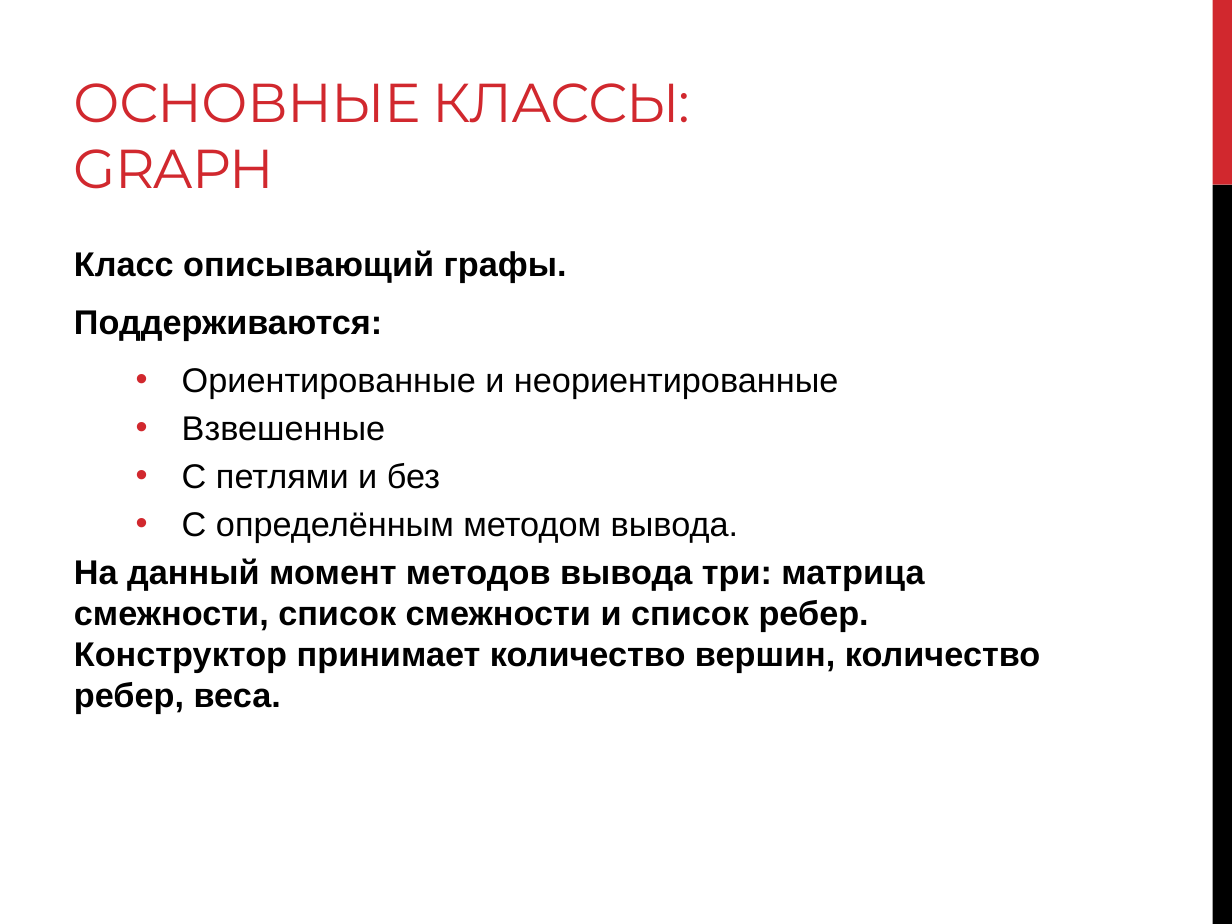
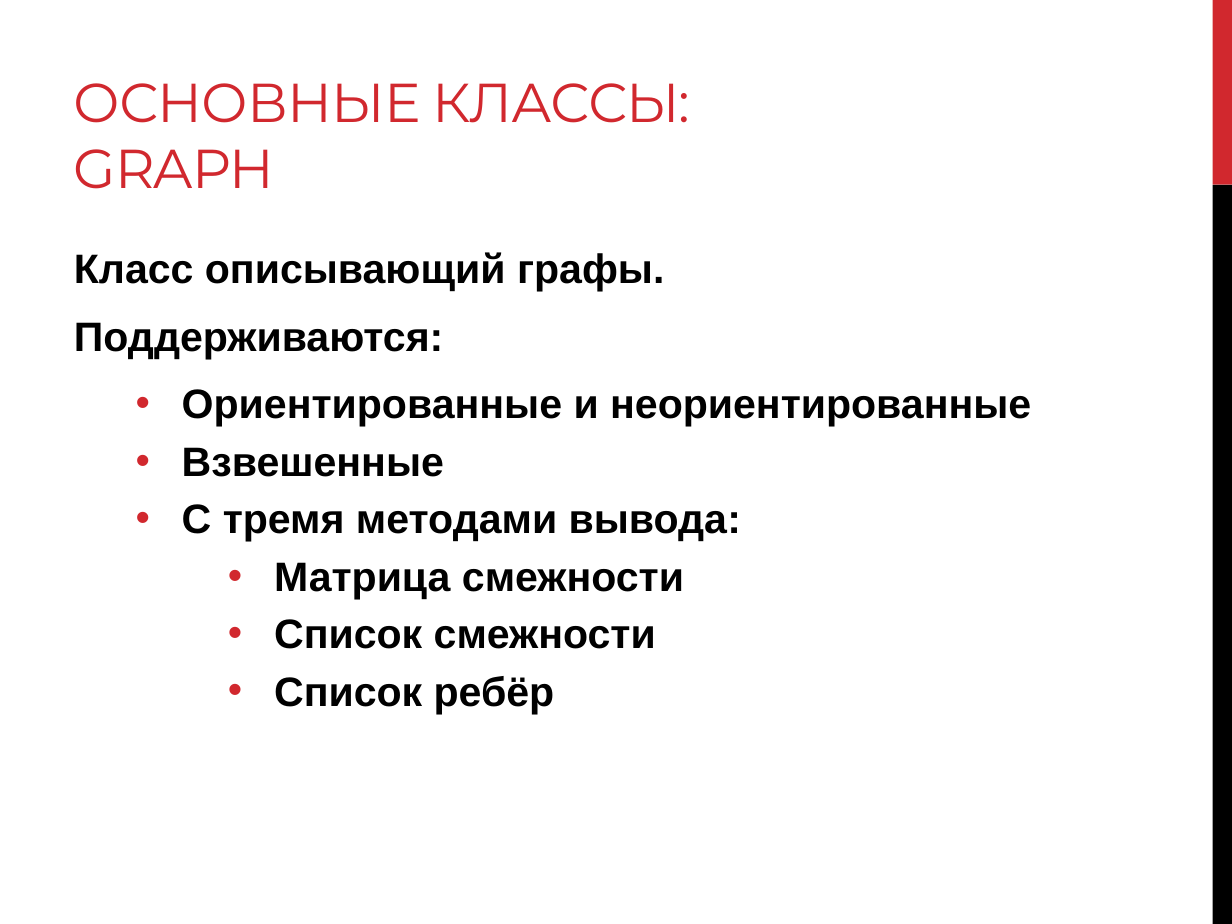
Before and after one commit to levonoganesyan/TestMaker, a slide deck: slide 15 of diploma_work_materials/Diploma_slides.pptx. Drawn at 1232x924 pixels with LibreOffice and Linux fonts; fonts in the diff are those of the drawing. Boxes give left, top, right and bottom in pixels: in the first picture for what was removed or moved away, otherwise in the second. Text is boxed around its words. In the diff, an @@ line names an element or a change of style, - is before the commit and + after.

```diff
--- a/diploma_work_materials/Diploma_slides.pptx
+++ b/diploma_work_materials/Diploma_slides.pptx
@@ text at [74,252,1031,477]: size 20 to 24 pt in "Класс описывающий графы.", "Поддерживаются:", "Ориентированные и неориентированные", "Взвешенные"; bold on in "Ориентированные и неориентированные", "Взвешенные" @@
@@ text at [182,504,741,714]: text changed; size 20 to 24 pt @@
-  • С петлями и без
-  • С определённым методом вывода.
-На данный момент методов вывода три: матрица смежности, список смежности и список ребер. Конструктор принимает количество вершин, количество ребер, веса.
+  • С тремя методами вывода:
+    • Матрица смежности
+    • Список смежности
+    • Список ребёр
```
Also in this commit, not shown: 14 other slides changed.
